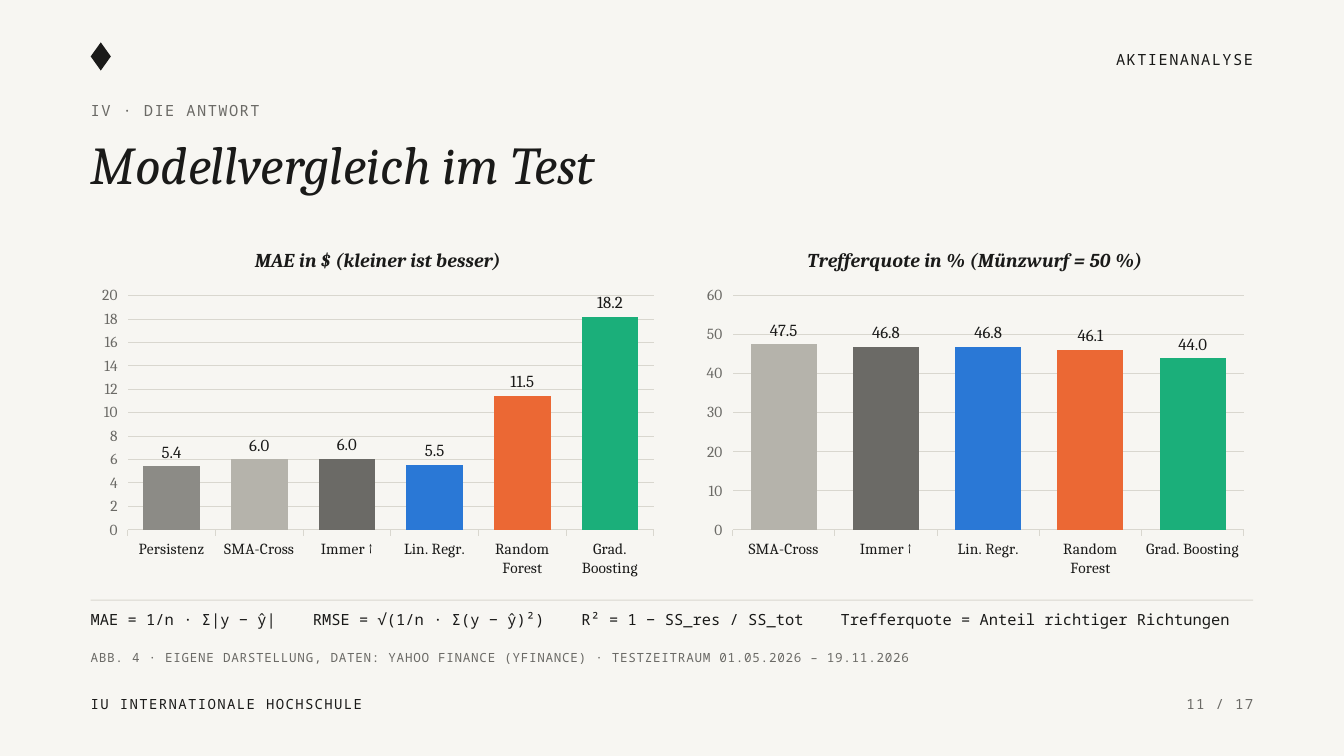
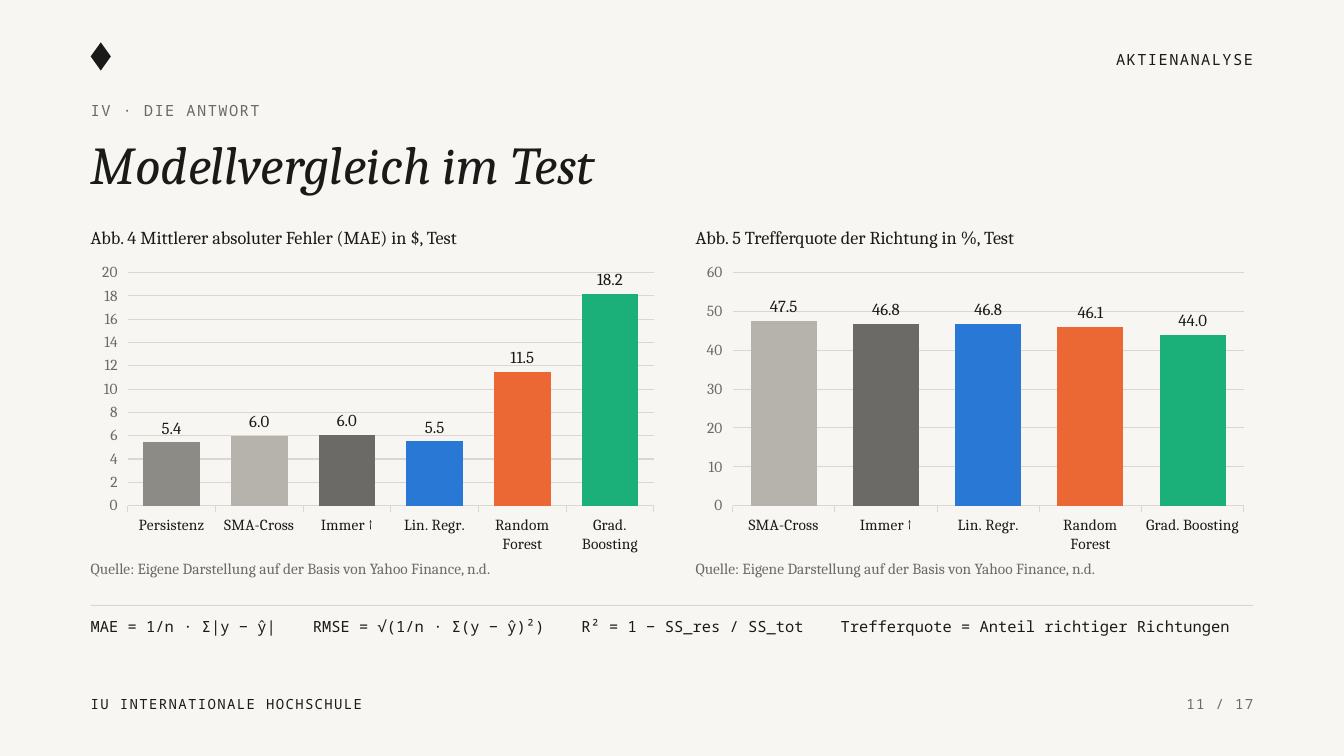
Before and after one commit to KonstantinosLamprou/stockanalysis, a slide deck: slide 11 of presentation/Aktienanalyse_Praesentation.pptx. Drawn at 1344x756 pixels with LibreOffice and Linux fonts; fonts in the diff are those of the drawing. Boxes give left, top, right and bottom in pixels: in the first picture for what was removed or moved away, otherwise in the second. Text is boxed around its words. In the diff, an @@ line names an element or a change of style, - is before the commit and + after.

```diff
--- a/presentation/Aktienanalyse_Praesentation.pptx
+++ b/presentation/Aktienanalyse_Praesentation.pptx
@@ text added at [91,231,457,247], 13 pt, text #1A1A19 @@
+Abb. 4 Mittlerer absoluter Fehler (MAE) in $, Test
@@ text added at [696,231,1014,248], 13 pt, text #1A1A19 @@
+Abb. 5 Trefferquote der Richtung in %, Test
@@ column chart at [91,257,665,560] @@
@@ title "MAE in $ (kleiner ist besser)" removed @@
@@ column chart: place and size @@
-column chart at [91,232,665,585]
+column chart at [91,257,665,560]
@@ column chart at [696,257,1255,560] @@
@@ title "Trefferquote in % (Münzwurf = 50 %)" removed @@
@@ column chart: place and size @@
-column chart at [696,232,1255,585]
+column chart at [696,257,1255,560]
@@ text added at [91,563,490,578], 11 pt, text #6B6A66 @@
+Quelle: Eigene Darstellung auf der Basis von Yahoo Finance, n.d.
@@ text added at [696,563,1095,578], 11 pt, text #6B6A66 @@
+Quelle: Eigene Darstellung auf der Basis von Yahoo Finance, n.d.
@@ text "MAE = 1/n · Σ|y ...": place and size @@
-text "MAE = 1/n · Σ|y ..." at [91,612,1230,629]
+text "MAE = 1/n · Σ|y ..." at [91,619,1230,636]
@@ rectangle: place and size @@
-rectangle at [91,600,1253,601]
+rectangle at [91,605,1253,606]
@@ text removed at [91,653,909,664] @@
-ABB. 4 · EIGENE DARSTELLUNG, DATEN: YAHOO FINANCE (YFINANCE) · TESTZEITRAUM 01.05.2026 – 19.11.2026
```
Also in this commit, not shown: 8 other slides changed, 2 other files.
